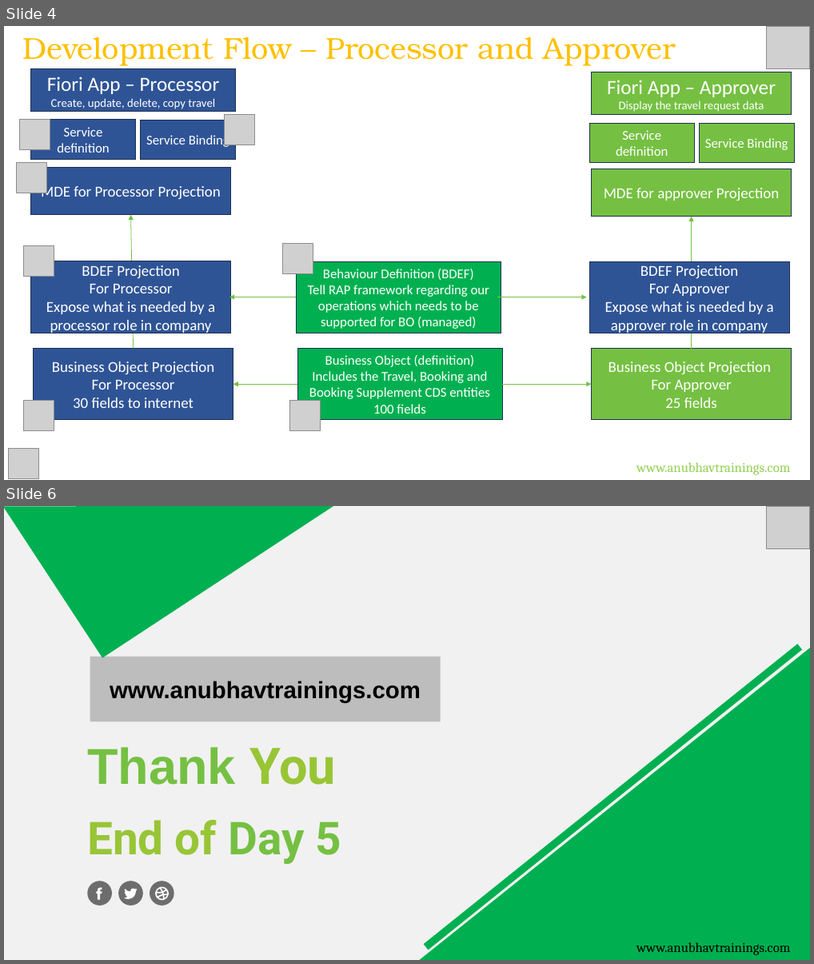
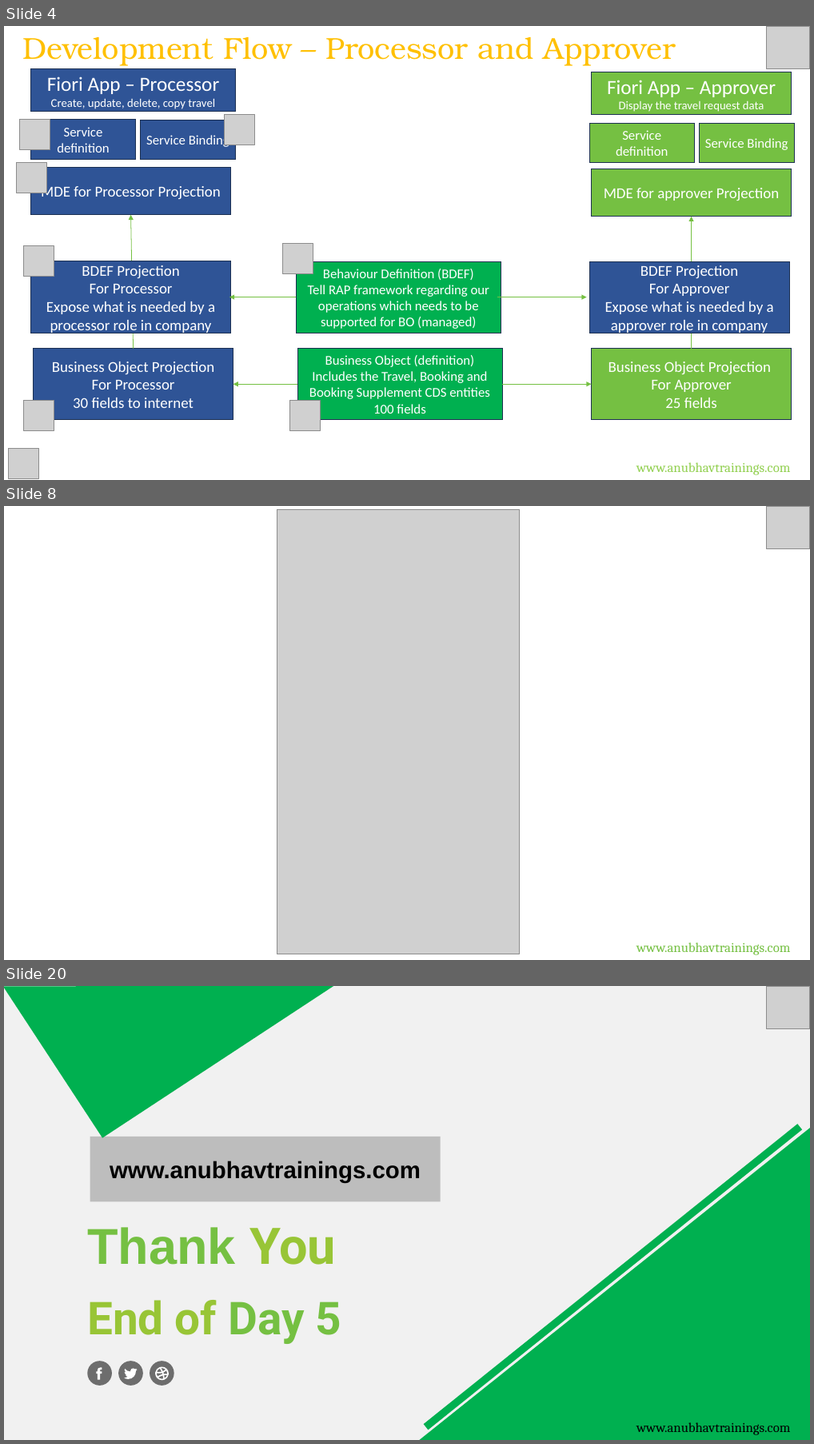
Before and after one commit to soyuztechnologies/AOC_Corporate_Training, a slide deck: Day 6/DAY-6.pptx. Shown one above the other, each under a label of ours: slides 4 and 6 before the commit, slides 4, 8 and 20 after it; the slides between them are not shown. The pictures are 814x964 and 814x1444 pixels, drawn with LibreOffice and Linux fonts; fonts in the diff are those of the drawing; grey boxes stand for pictures. Boxes give left, top, right and bottom in pixels: in the first picture for what was removed or moved away, otherwise in the second. Text is boxed around its words. In the diff, an @@ line names an element or a change of style, - is before the commit and + after.

```diff
--- a/Day 6/DAY-6.pptx
+++ b/Day 6/DAY-6.pptx
@@ slide 8 added at [4,506,810,960], background #FFFFFF @@
@@ picture added at [277,510,520,954] @@
@@ picture added at [767,506,810,549] @@
@@ text added at [637,942,790,955], 16 pt, text #75C042 @@
+www.anubhavtrainings.com
@@ what was slide 6 is now slide 20 @@
```
Also in this commit, not shown: 1 slide changed, 13 other slides added, 4 other files.
